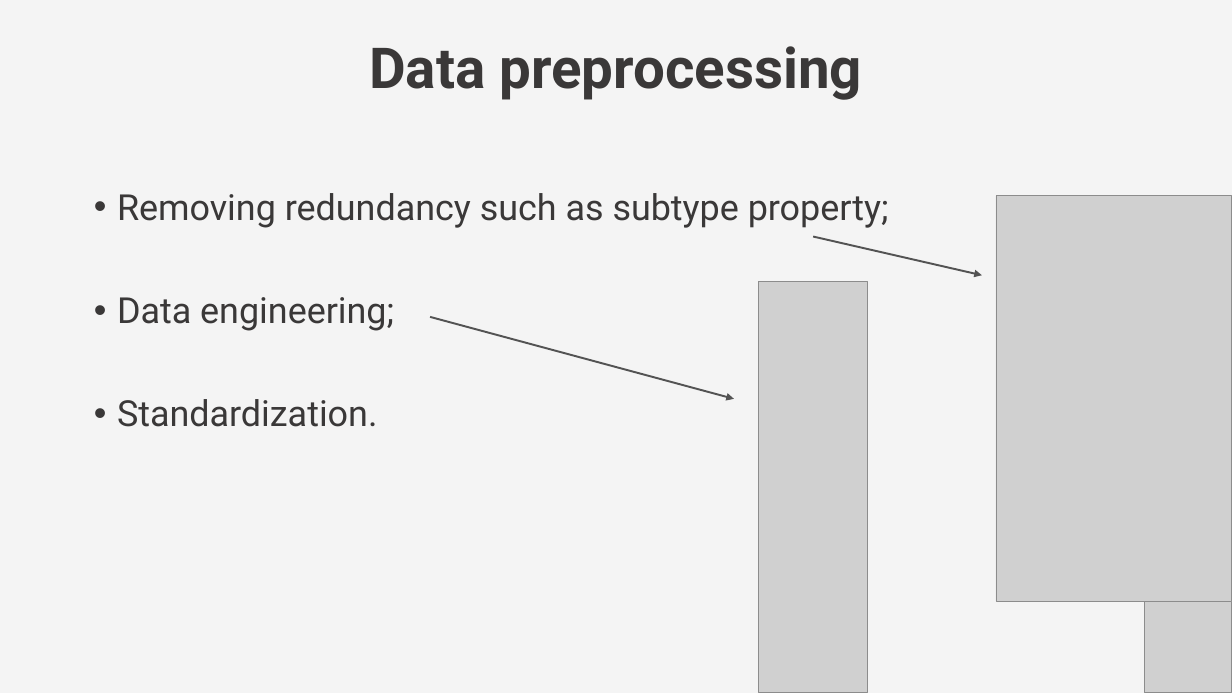
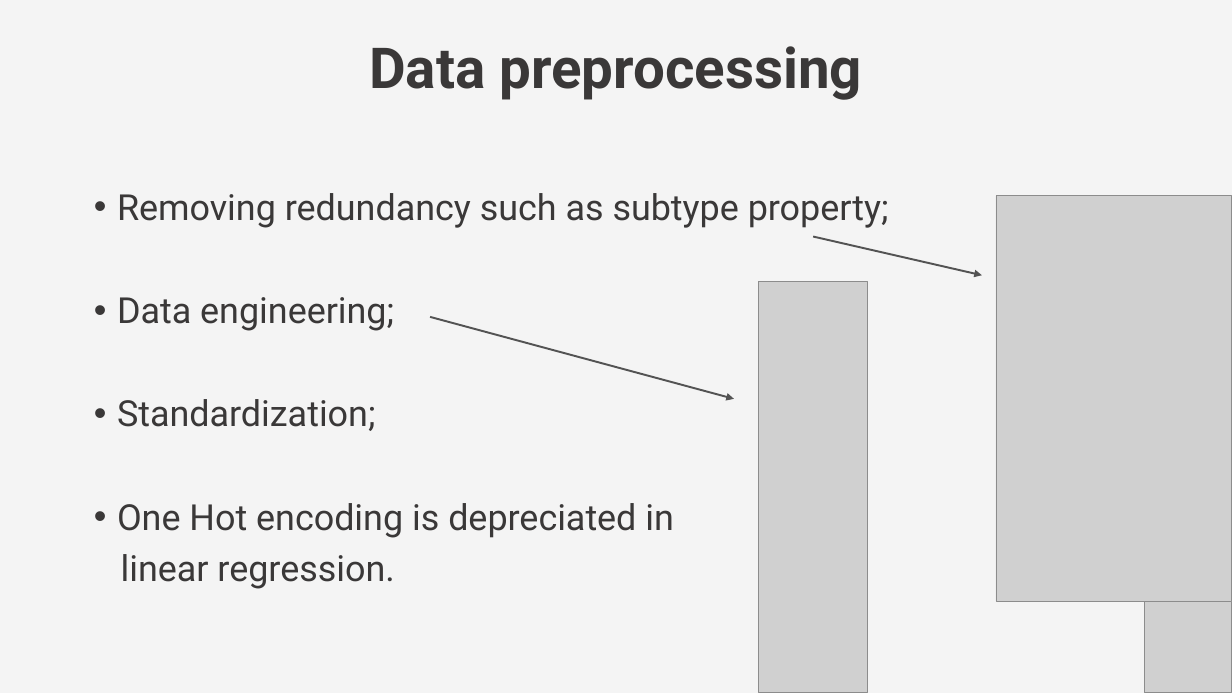
Before and after one commit to Roldan87/challenge-regression, a slide deck: slide 6 of regression_presentation.pptx. Drawn at 1232x693 pixels with LibreOffice and Linux fonts; fonts in the diff are those of the drawing; grey boxes stand for pictures. Boxes give left, top, right and bottom in pixels: in the first picture for what was removed or moved away, otherwise in the second. Text is boxed around its words. In the diff, an @@ line names an element or a change of style, - is before the commit and + after.

```diff
--- a/regression_presentation.pptx
+++ b/regression_presentation.pptx
@@ text at box(117, 399, 674, 589): text changed @@
-• Standardization.
+• Standardization;
+• One Hot encoding is depreciated in
+linear regression.
```
Also in this commit, not shown: 3 other slides changed, 2 slides added.
